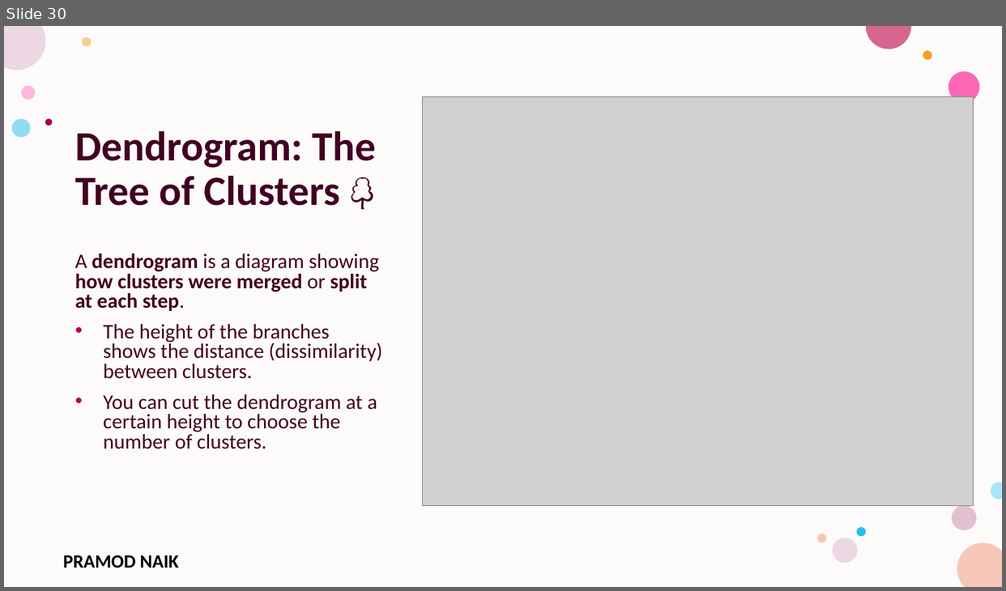
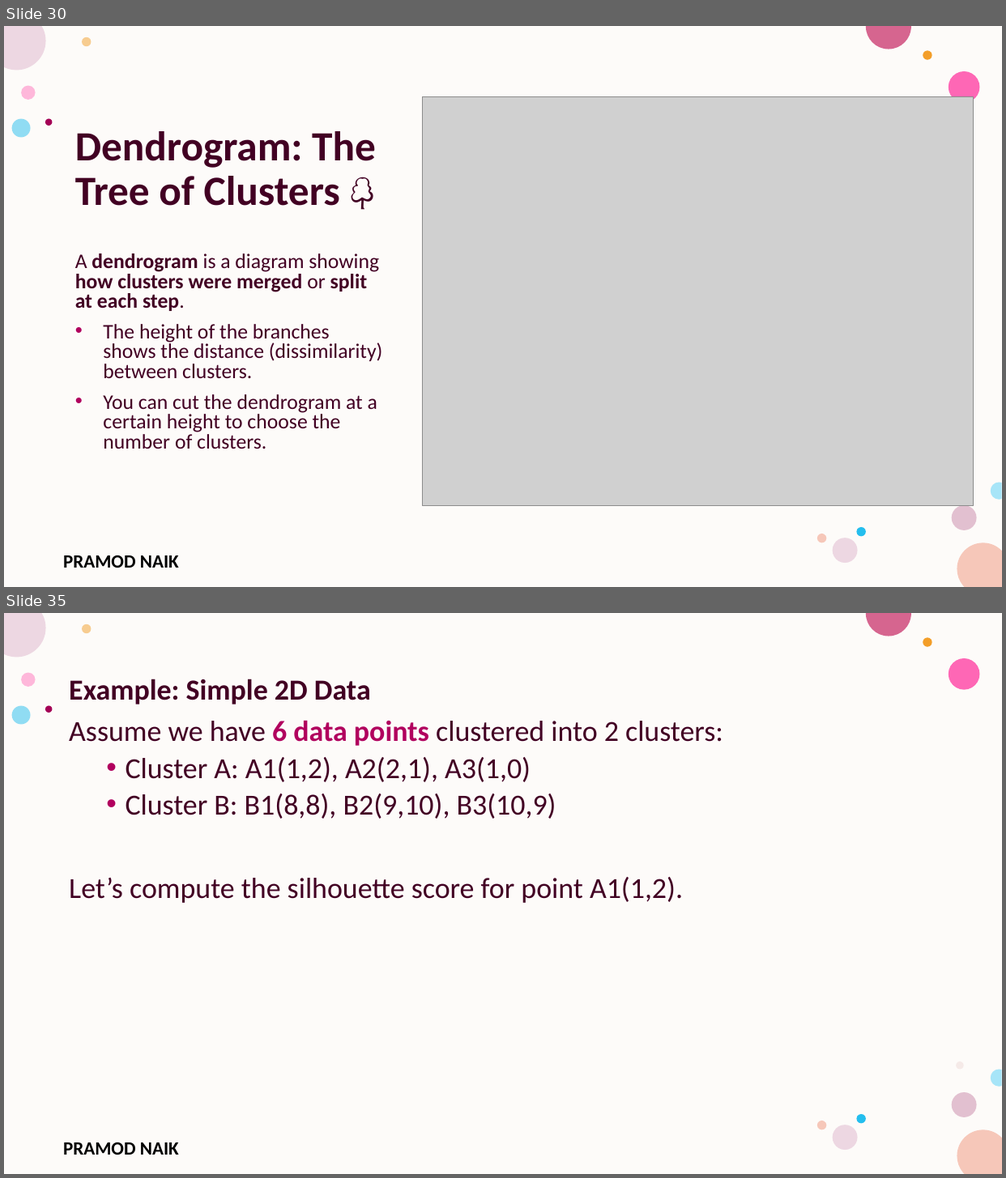
Before and after one commit to PRAMODNAIK-DEV/MCA-2nd-Sem-ML-Data-Analytics-Shridevi-College, a slide deck: Theory Class-Notes/Unit-3 Unsupervised Learning.pptx. Shown one above the other, each under a label of ours: slide 30 before the commit, slides 30 and 35 after it; the slides between them are not shown. The pictures are 1006x591 and 1006x1178 pixels, drawn with LibreOffice and Linux fonts; fonts in the diff are those of the drawing; grey boxes stand for pictures; background and template pictures are left out. Boxes give left, top, right and bottom in pixels: in the first picture for what was removed or moved away, otherwise in the second. Text is boxed around its words. In the diff, an @@ line names an element or a change of style, - is before the commit and + after.

Commit message:
Completed Clustering Theory and Lab.

```diff
--- a/Theory Class-Notes/Unit-3 Unsupervised Learning.pptx
+++ b/Theory Class-Notes/Unit-3 Unsupervised Learning.pptx
@@ slide 35 added at (4, 613, 1002, 1174), background #FFFFFF; not listed: 16 template elements that a slide beside it also shows @@
@@ text added at (69, 679, 723, 903), 28 pt, text #420023 @@
+Example: Simple 2D Data
+Assume we have 6 data points clustered into 2 clusters:
+  • Cluster A: A1(1,2), A2(2,1), A3(1,0)
+  • Cluster B: B1(8,8), B2(9,10), B3(10,9)
+Let’s compute the silhouette score for point A1(1,2).
@@ ellipse added at (957, 1063, 964, 1070), fill #E3BEBE at 28% opacity @@
```
Also in this commit, not shown: 1 slide changed, 31 other slides added, 3 other files.
